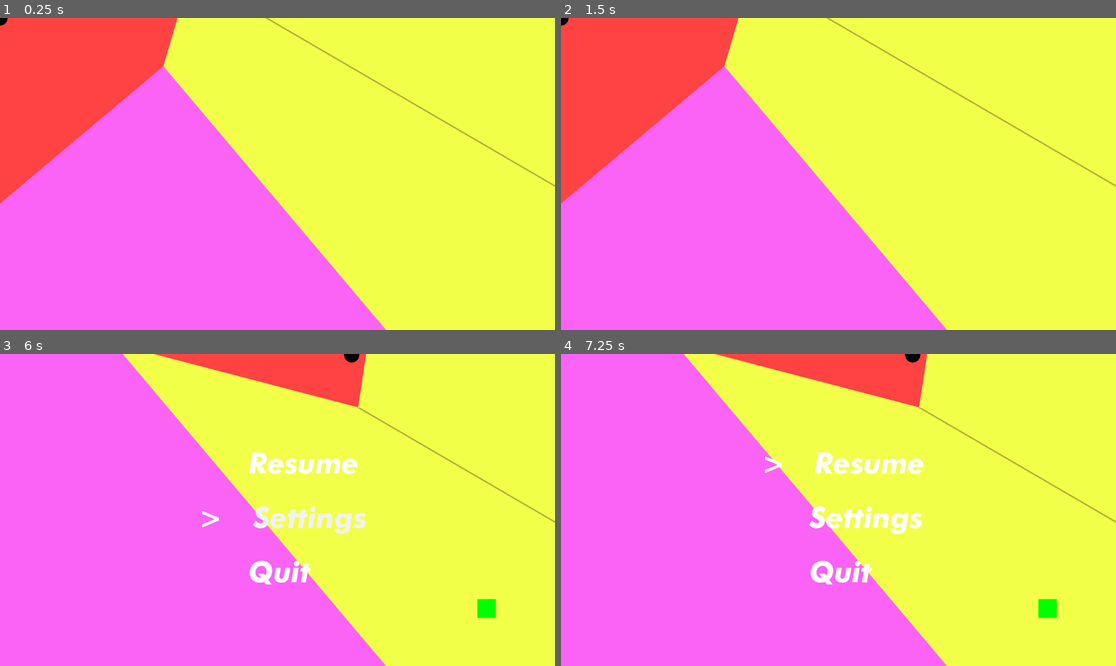
Above: before the commit, frames 1-4 (two rows, left to right).
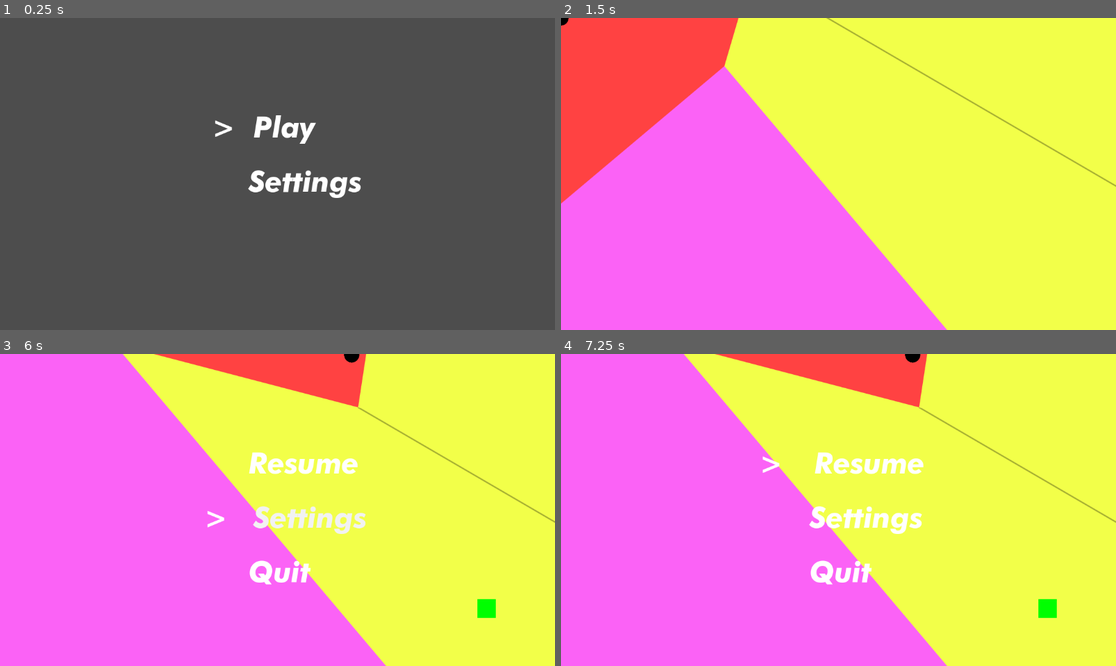
Above: after the commit, the same moments.

Repository: ProgrammingParadox/voronoi-game
Game: Godot game, scene res://scenes/home.tscn
The game is run twice, just before and just after one commit, with the same random seed, the same clock (stepped at 60 frames per second) and the same inputs. Before the commit the project starts from res://node_2d.tscn.
Inputs (mouse positions are in pixels of both pictures, inside the frame that each line leads up to):
- Up to frame 1 (0.25 s): no input
- Up to frame 2 (1.5 s): click (866, 180) at 0.5 s, where only the run after the commit has a clickable "Settings"; click (866, 127) at 1.25 s, where only the run after the commit has a clickable "Play"
- Up to frame 3 (6 s): tap Enter (enter, bound only after the commit) at 2, 3.05, 3.6, 5.3 s; move the mouse to (399, 494) at 2.02 s; hold D (player_1_right) 2.03-2.78 s; tap Down (player_2_down) at 2.1, 3.8, 5.1 s; tap Up (player_2_up) at 2.3, 2.85, 4.55 s; move the mouse to (166, 525) at 2.77 s; hold S (player_1_down) 2.78-3.53 s; move the mouse to (333, 441) at 3.52 s; hold D (player_1_right) 3.53-4.28 s; move the mouse to (249, 572) at 4.27 s; hold W (player_1_up) 4.28-5.03 s; tap Q (player_1_plant) at 4.35 s; move the mouse to (444, 556) at 5.02 s; hold A (player_1_left) 5.03-5.75 s; tap Escape (pause) at 5.65 s; click "Settings" at 5.75 s
- Up to frame 4 (7.25 s): click "Resume" at 6.5 s

The runs differ from the first frame. In frame 1, 100% of the frame differs, in the area x 0-100%, y 0-100%; in frame 2, nothing differs; in frame 3, 0.1%; in frame 4, less than 0.1%.

Commit message:
made better pausing and homescreen

Diff:
--- /dev/null
+++ b/pauseblur.gdshader
@@ -0,0 +1,14 @@
+shader_type canvas_item;
+
+uniform sampler2D screen_texture : hint_screen_texture, filter_linear_mipmap;
+uniform float amount: hint_range(0.0, 5.0);
+
+void fragment() {
+	vec4 color = textureLod(screen_texture, SCREEN_UV, amount);
+	COLOR = color;
+}
+
+//void light() {
+//	// Called for every pixel for every light affecting the CanvasItem.
+//	// Uncomment to replace the default light processing function with this one.
+//}
--- a/project.godot
+++ b/project.godot
@@ -11,14 +11,14 @@
 [application]
 
 config/name="testing"
-run/main_scene="uid://4uhfxo2n5kmm"
+run/main_scene="uid://enm4b7xymu2j"
 config/features=PackedStringArray("4.4", "GL Compatibility")
 boot_splash/use_filter=false
 config/icon="res://icon.svg"
 
 [autoload]
 
-Global="*res://Global.gd"
+Global="*res://scripts/Global.gd"
 
 [input]
 
@@ -78,6 +78,11 @@
 , Object(InputEventKey,"resource_local_to_scene":false,"resource_name":"","device":-1,"window_id":0,"alt_pressed":false …(183 unchanged characters)…
 ]
 }
+enter={
+"deadzone": 0.2,
+"events": [Object(InputEventKey,"resource_local_to_scene":false,"resource_name":"","device":-1,"window_id":0,"alt_pressed":false,"shift_pressed":false,"ctrl_pressed":false,"meta_pressed":false,"pressed":false,"keycode":0,"physical_keycode":4194309,"key_label":0,"unicode":0,"location":0,"echo":false,"script":null)
+]
+}
 
 [rendering]
 
--- a/Game.tscn
+++ b/scenes/Game.tscn
@@ -1,9 +1,9 @@
 [gd_scene load_steps=9 format=3 uid="uid://og27vauvhwyp"]
 
 [ext_resource type="Shader" uid="uid://31ww3j04rdyb" path="res://testing.gdshader" id="1_t88pq"]
-[ext_resource type="Script" uid="uid://chnkqismhkqxo" path="res://voronoi.gd" id="2_r0x5m"]
-[ext_resource type="Script" uid="uid://dgmkjvv55hhvw" path="res://animated_sprite_2d.gd" id="3_3mrqo"]
-[ext_resource type="PackedScene" uid="uid://cdjeq7ithvm6g" path="res://seed.tscn" id="4_joorw"]
+[ext_resource type="Script" uid="uid://chnkqismhkqxo" path="res://scripts/voronoi.gd" id="2_r0x5m"]
+[ext_resource type="Script" uid="uid://dgmkjvv55hhvw" path="res://scripts/animated_sprite_2d.gd" id="3_3mrqo"]
+[ext_resource type="PackedScene" uid="uid://cdjeq7ithvm6g" path="res://scenes/seed.tscn" id="4_joorw"]
 [ext_resource type="Texture2D" uid="uid://dq7lwem33alvc" path="res://circle.svg" id="5_2vekm"]
 
 [sub_resource type="ShaderMaterial" id="ShaderMaterial_q6r6c"]
--- /dev/null
+++ b/scenes/home.tscn
@@ -0,0 +1,62 @@
+[gd_scene load_steps=8 format=3 uid="uid://enm4b7xymu2j"]
+
+[ext_resource type="FontFile" uid="uid://206u7jy14i4v" path="res://Fonts/futura/Futura Bold Italic font.ttf" id="1_w18ys"]
+[ext_resource type="FontFile" uid="uid://rc0iatixy06p" path="res://Fonts/futura/Futura Heavy Italic font.ttf" id="2_reixx"]
+[ext_resource type="Script" uid="uid://csanh3m10ssg6" path="res://scripts/homepointer.gd" id="3_uhids"]
+
+[sub_resource type="StyleBoxEmpty" id="StyleBoxEmpty_lxycn"]
+
+[sub_resource type="StyleBoxEmpty" id="StyleBoxEmpty_vqw7c"]
+
+[sub_resource type="StyleBoxEmpty" id="StyleBoxEmpty_86xni"]
+
+[sub_resource type="StyleBoxEmpty" id="StyleBoxEmpty_qq0qw"]
+
+[node name="Home" type="Node2D"]
+
+[node name="MarginContainer" type="MarginContainer" parent="."]
+offset_left = 416.0
+offset_top = 190.0
+offset_right = 738.0
+offset_bottom = 417.0
+theme_override_constants/margin_left = 100
+
+[node name="VBoxContainer" type="VBoxContainer" parent="MarginContainer"]
+layout_mode = 2
+theme_override_constants/separation = 40
+
+[node name="Play" type="Button" parent="MarginContainer/VBoxContainer"]
+layout_mode = 2
+theme_override_colors/font_hover_color = Color(1, 1, 1, 1)
+theme_override_colors/font_color = Color(1, 1, 1, 1)
+theme_override_fonts/font = ExtResource("1_w18ys")
+theme_override_font_sizes/font_size = 60
+theme_override_styles/focus = SubResource("StyleBoxEmpty_lxycn")
+theme_override_styles/hover = SubResource("StyleBoxEmpty_vqw7c")
+theme_override_styles/pressed = SubResource("StyleBoxEmpty_86xni")
+theme_override_styles/normal = SubResource("StyleBoxEmpty_qq0qw")
+text = "Play"
+alignment = 0
+
+[node name="Settings" type="Button" parent="MarginContainer/VBoxContainer"]
+layout_mode = 2
+theme_override_colors/font_color = Color(1, 1, 1, 1)
+theme_override_fonts/font = ExtResource("1_w18ys")
+theme_override_font_sizes/font_size = 60
+theme_override_styles/focus = SubResource("StyleBoxEmpty_lxycn")
+theme_override_styles/hover = SubResource("StyleBoxEmpty_vqw7c")
+theme_override_styles/pressed = SubResource("StyleBoxEmpty_86xni")
+theme_override_styles/normal = SubResource("StyleBoxEmpty_qq0qw")
+text = "Settings"
+alignment = 0
+
+[node name="Homepointer" type="Label" parent="MarginContainer"]
+layout_mode = 2
+theme_override_fonts/font = ExtResource("2_reixx")
+theme_override_font_sizes/font_size = 60
+text = ">"
+script = ExtResource("3_uhids")
+
+[connection signal="mouse_entered" from="MarginContainer/VBoxContainer/Play" to="MarginContainer/Homepointer" method="_on_play_mouse_entered"]
+[connection signal="pressed" from="MarginContainer/VBoxContainer/Play" to="MarginContainer/Homepointer" method="_on_play_pressed"]
+[connection signal="mouse_entered" from="MarginContainer/VBoxContainer/Settings" to="MarginContainer/Homepointer" method="_on_settings_mouse_entered"]
--- a/node_2d.tscn
+++ b/scenes/node_2d.tscn
@@ -1,15 +1,15 @@
 [gd_scene load_steps=11 format=3 uid="uid://4uhfxo2n5kmm"]
 
-[ext_resource type="Texture2D" uid="uid://dq7lwem33alvc" path="res://circle.svg" id="1_0hol4"]
-[ext_resource type="Script" uid="uid://ci6qha6mpa0y8" path="res://node_2d.gd" id="1_d21ai"]
-[ext_resource type="Script" uid="uid://dgmkjvv55hhvw" path="res://animated_sprite_2d.gd" id="2_epypp"]
-[ext_resource type="Shader" uid="uid://31ww3j04rdyb" path="res://testing.gdshader" id="3_0hol4"]
-[ext_resource type="Script" uid="uid://chnkqismhkqxo" path="res://voronoi.gd" id="3_epypp"]
-[ext_resource type="PackedScene" uid="uid://cdjeq7ithvm6g" path="res://seed.tscn" id="4_q6r6c"]
-[ext_resource type="PackedScene" uid="uid://b6v30hgpnovxm" path="res://ui.tscn" id="6_kdubu"]
+[ext_resource type="Script" uid="uid://ci6qha6mpa0y8" path="res://scripts/node_2d.gd" id="1_fws66"]
+[ext_resource type="Shader" uid="uid://31ww3j04rdyb" path="res://testing.gdshader" id="2_hh0fu"]
+[ext_resource type="Script" uid="uid://chnkqismhkqxo" path="res://scripts/voronoi.gd" id="3_3m5ht"]
+[ext_resource type="Script" uid="uid://dgmkjvv55hhvw" path="res://scripts/animated_sprite_2d.gd" id="4_dubn7"]
+[ext_resource type="PackedScene" uid="uid://cdjeq7ithvm6g" path="res://scenes/seed.tscn" id="5_08kqv"]
+[ext_resource type="Texture2D" uid="uid://dq7lwem33alvc" path="res://circle.svg" id="6_f6ptj"]
+[ext_resource type="PackedScene" uid="uid://b6v30hgpnovxm" path="res://scenes/ui.tscn" id="7_hsdmi"]
 
 [sub_resource type="ShaderMaterial" id="ShaderMaterial_q6r6c"]
-shader = ExtResource("3_0hol4")
+shader = ExtResource("2_hh0fu")
 shader_parameter/player_x = 0.0
 shader_parameter/player_y = 0.0
 shader_parameter/points = 100
@@ -32,21 +32,21 @@
 radius = 15.1327
 
 [node name="Node2D" type="Node2D"]
-script = ExtResource("1_d21ai")
+script = ExtResource("1_fws66")
 
 [node name="Voronoi" type="Sprite2D" parent="."]
 z_index = -1
 material = SubResource("ShaderMaterial_q6r6c")
 centered = false
 region_rect = Rect2(0, 0, 100, 100)
-script = ExtResource("3_epypp")
+script = ExtResource("3_3m5ht")
 points = 5
 
 [node name="Player" type="CharacterBody2D" parent="."]
-script = ExtResource("2_epypp")
+script = ExtResource("4_dubn7")
 speed = 800
 acceleration = 0.09
-seed_tscn = ExtResource("4_q6r6c")
+seed_tscn = ExtResource("5_08kqv")
 
 [node name="AnimatedSprite2D" type="AnimatedSprite2D" parent="Player"]
 scale = Vector2(0.245, 0.245)
@@ -55,4 +55,4 @@
 [node name="CollisionShape2D" type="CollisionShape2D" parent="Player"]
 shape = SubResource("CircleShape2D_0hol4")
 
-[node name="PauseMenu" parent="." instance=ExtResource("6_kdubu")]
+[node name="PauseMenu" parent="." instance=ExtResource("7_hsdmi")]
--- a/seed.tscn
+++ b/scenes/seed.tscn
@@ -1,8 +1,8 @@
 [gd_scene load_steps=5 format=3 uid="uid://cdjeq7ithvm6g"]
 
-[ext_resource type="Shader" path="res://seed.gdshader" id="1_24r2x"]
+[ext_resource type="Shader" uid="uid://c0ot0vyt7ghab" path="res://seed.gdshader" id="1_24r2x"]
 [ext_resource type="Texture2D" uid="uid://bo1wdon4iyrqm" path="res://seed.svg" id="2_7wu6j"]
-[ext_resource type="Script" path="res://seed.gd" id="3_7wu6j"]
+[ext_resource type="Script" uid="uid://btvn5og5hfa5n" path="res://scripts/seed.gd" id="3_7wu6j"]
 
 [sub_resource type="ShaderMaterial" id="ShaderMaterial_7hxkq"]
 shader = ExtResource("1_24r2x")
--- a/ui.tscn
+++ b/scenes/ui.tscn
@@ -1,8 +1,13 @@
-[gd_scene load_steps=8 format=3 uid="uid://b6v30hgpnovxm"]
+[gd_scene load_steps=10 format=3 uid="uid://b6v30hgpnovxm"]
 
 [ext_resource type="FontFile" uid="uid://206u7jy14i4v" path="res://Fonts/futura/Futura Bold Italic font.ttf" id="1_fyqef"]
+[ext_resource type="Shader" uid="uid://bkg0nakekncrg" path="res://pauseblur.gdshader" id="1_nltto"]
 [ext_resource type="FontFile" uid="uid://rc0iatixy06p" path="res://Fonts/futura/Futura Heavy Italic font.ttf" id="2_27fn8"]
-[ext_resource type="Script" uid="uid://c4qwuq4s3yd6n" path="res://pointer.gd" id="3_nltto"]
+[ext_resource type="Script" uid="uid://c4qwuq4s3yd6n" path="res://scripts/pointer.gd" id="3_nltto"]
+
+[sub_resource type="ShaderMaterial" id="ShaderMaterial_ibotj"]
+shader = ExtResource("1_nltto")
+shader_parameter/amount = 0.0
 
 [sub_resource type="StyleBoxEmpty" id="StyleBoxEmpty_fyqef"]
 
@@ -19,6 +24,13 @@
 anchor_bottom = 1.0
 grow_horizontal = 2
 grow_vertical = 2
+
+[node name="ColorRect" type="ColorRect" parent="."]
+z_index = 10
+material = SubResource("ShaderMaterial_ibotj")
+layout_mode = 0
+offset_right = 40.0
+offset_bottom = 40.0
 
 [node name="MarginContainer" type="MarginContainer" parent="."]
 layout_mode = 0
--- /dev/null
+++ b/scripts/homepointer.gd
@@ -0,0 +1,48 @@
+extends Label
+
+@onready var play = $"../VBoxContainer/Play"
+@onready var settings = $"../VBoxContainer/Settings"
+var curr_selection := 1
+var timer := 0.0
+
+# Called when the node enters the scene tree for the first time.
+func _ready() -> void:
+	pass
+
+
+# Called every frame. 'delta' is the elapsed time since the previous frame.
+func _process(delta: float) -> void:
+	timer += delta
+	if curr_selection == 1:
+		get_node("../VBoxContainer/Play").position.x = 10
+		get_node("../VBoxContainer/Settings").position.x = 0
+		position.x = play.position.x + 15 * sin(timer*4)
+		position.y = play.position.y
+		if Input.is_action_just_pressed("enter"):
+			get_tree().change_scene_to_file("res://scenes/node_2d.tscn")
+
+	elif curr_selection == 2:
+		get_node("../VBoxContainer/Play").position.x = 0
+		get_node("../VBoxContainer/Settings").position.x = 10
+		position.x = settings.position.x + 15 * sin(timer*4)
+		position.y = settings.position.y
+	if Input.is_action_just_pressed("player_1_down") or Input.is_action_just_pressed("player_2_down"):
+		curr_selection += 1
+	elif Input.is_action_just_pressed("player_1_up") or Input.is_action_just_pressed("player_2_up"):
+		curr_selection -= 1
+	if curr_selection > 2:
+		curr_selection = 1
+	elif curr_selection < 1:
+		curr_selection = 2
+
+
+func _on_play_mouse_entered() -> void:
+	curr_selection = 1
+
+
+func _on_settings_mouse_entered() -> void:
+	curr_selection = 2
+
+
+func _on_play_pressed() -> void:
+	get_tree().change_scene_to_file("res://scenes/node_2d.tscn")  #will need to make character select when char select is made
--- a/pointer.gd
+++ b/scripts/pointer.gd
@@ -35,9 +35,9 @@
 		get_node("../VBoxContainer/Quit").position.x = 10
 		position.x = thing3.position.x + 15 * sin(timer*4)
 		position.y = thing3.position.y
-	if Input.is_action_just_pressed("player_1_down"):
+	if Input.is_action_just_pressed("player_1_down") or Input.is_action_just_pressed("player_2_down"):
 		curr_selection += 1
-	elif Input.is_action_just_pressed("player_1_up"):
+	elif Input.is_action_just_pressed("player_1_up") or Input.is_action_just_pressed("player_2_up"):
 		curr_selection -= 1
 	if curr_selection > 3:
 		curr_selection = 1
--- a/seed.gdshader
+++ b/seed.gdshader
@@ -1,4 +1,5 @@
 shader_type canvas_item;
+
 
 uniform float[4] player_color;
 
Not shown, added: pauseblur.gdshader.uid
Not shown: 1 places in scenes/node_2d.tscn that only renumber resources
Renamed: Global.gd -> scripts/Global.gd
Renamed: Global.gd.uid -> scripts/Global.gd.uid
Renamed: animated_sprite_2d.gd -> scripts/animated_sprite_2d.gd
Renamed: animated_sprite_2d.gd.uid -> scripts/animated_sprite_2d.gd.uid
Not shown, added: scripts/homepointer.gd.uid
Renamed: node_2d.gd -> scripts/node_2d.gd
Renamed: node_2d.gd.uid -> scripts/node_2d.gd.uid
Renamed: pointer.gd.uid -> scripts/pointer.gd.uid
Renamed: seed.gd -> scripts/seed.gd
Renamed: seed.gd.uid -> scripts/seed.gd.uid
(and 2 more such lines)
